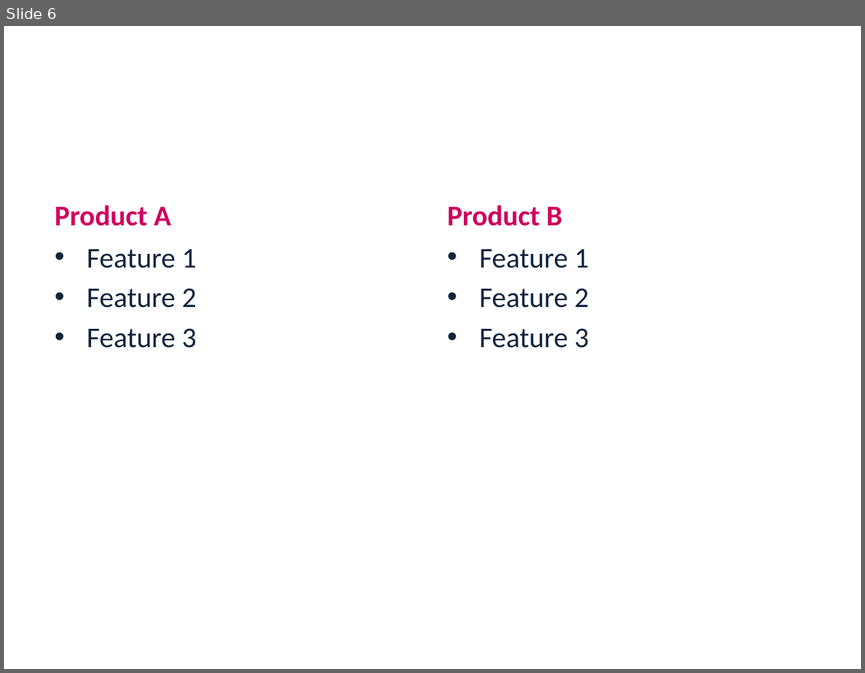
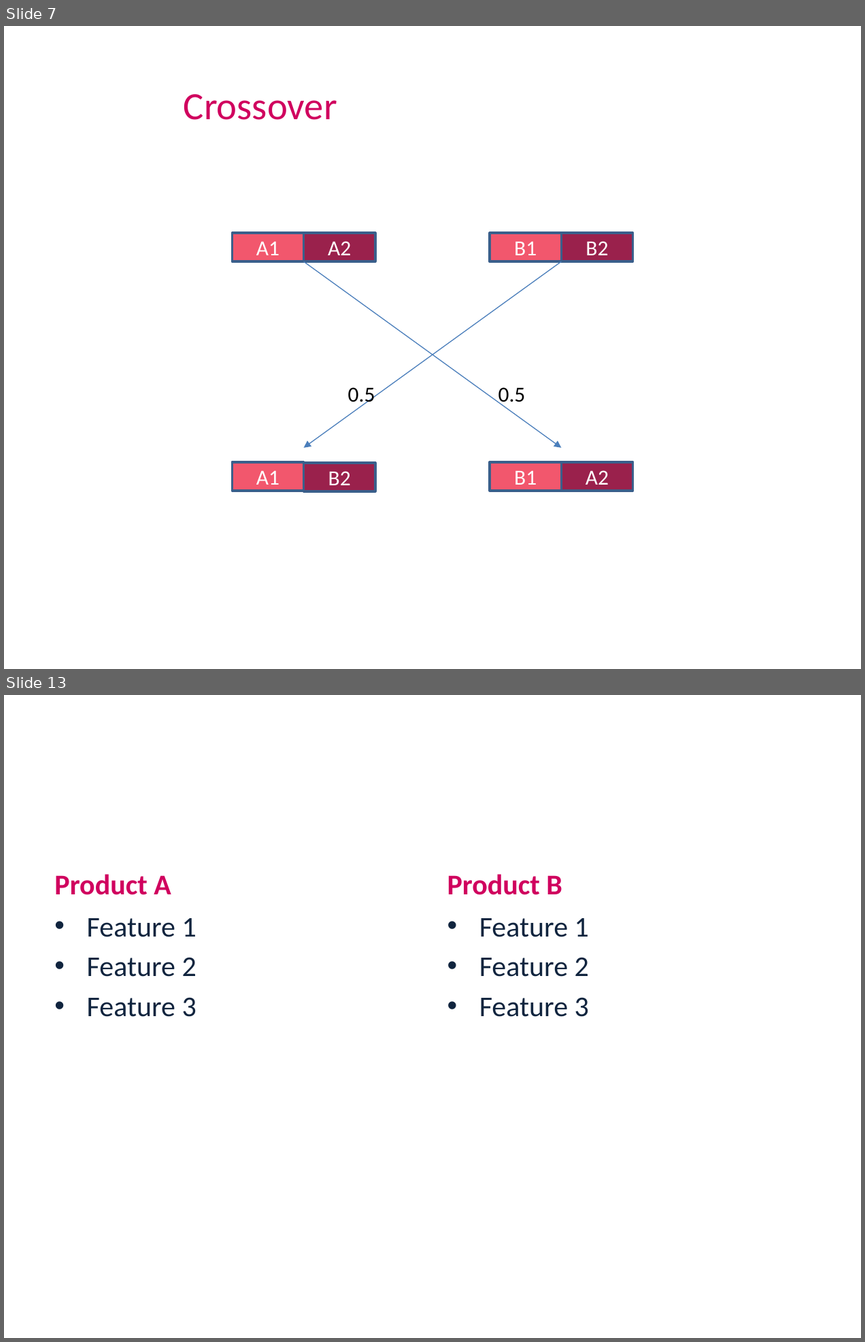
Before and after one commit to LironAvr/EvolutionaryLightsUp, a slide deck: presentation.pptx. Shown one above the other, each under a label of ours: slide 6 before the commit, slides 7 and 13 after it; the slides between them are not shown. The pictures are 865x673 and 865x1342 pixels, drawn with LibreOffice and Linux fonts; fonts in the diff are those of the drawing; background and template pictures are left out. Boxes give left, top, right and bottom in pixels: in the first picture for what was removed or moved away, otherwise in the second. Text is boxed around its words. In the diff, an @@ line names an element or a change of style, - is before the commit and + after.

```diff
--- a/presentation.pptx
+++ b/presentation.pptx
@@ slide 7 added at [4, 26, 861, 669], background picture (left out) @@
@@ title added at [184, 94, 337, 120], 32.4 pt, text #D0005E @@
+Crossover
@@ rectangle added at [232, 233, 304, 261], fill #F2576D, outline #3A5F8C 2 pt, 18 pt, text #FFFFFF @@
+A1
@@ rectangle added at [304, 233, 376, 261], fill #9A214C, outline #3A5F8C 2 pt, 18 pt, text #FFFFFF @@
+A2
@@ rectangle added at [490, 233, 562, 261], fill #F2576D, outline #3A5F8C 2 pt, 18 pt, text #FFFFFF @@
+B1
@@ rectangle added at [561, 233, 633, 261], fill #9A214C, outline #3A5F8C 2 pt, 18 pt, text #FFFFFF @@
+B2
@@ arrow added from (304, 261) to (561, 448), #4B7EBC 0.75 pt @@
@@ arrow added from (561, 261) to (304, 448), #4B7EBC 0.75 pt @@
@@ text added at [348, 387, 375, 406], 18 pt, text #000000 @@
+0.5
@@ text added at [498, 387, 526, 406], 18 pt, text #000000 @@
+0.5
@@ rectangle added at [232, 462, 304, 490], fill #F2576D, outline #3A5F8C 2 pt, 18 pt, text #FFFFFF @@
+A1
@@ rectangle added at [304, 462, 376, 490], fill #9A214C, outline #3A5F8C 2 pt, 18 pt, text #FFFFFF @@
+B2
@@ rectangle added at [490, 462, 562, 490], fill #F2576D, outline #3A5F8C 2 pt, 18 pt, text #FFFFFF @@
+B1
@@ rectangle added at [561, 462, 633, 490], fill #9A214C, outline #3A5F8C 2 pt, 18 pt, text #FFFFFF @@
+A2
@@ what was slide 6 is now slide 13 @@
```
Also in this commit, not shown: 7 other slides added, 1 slide removed.
